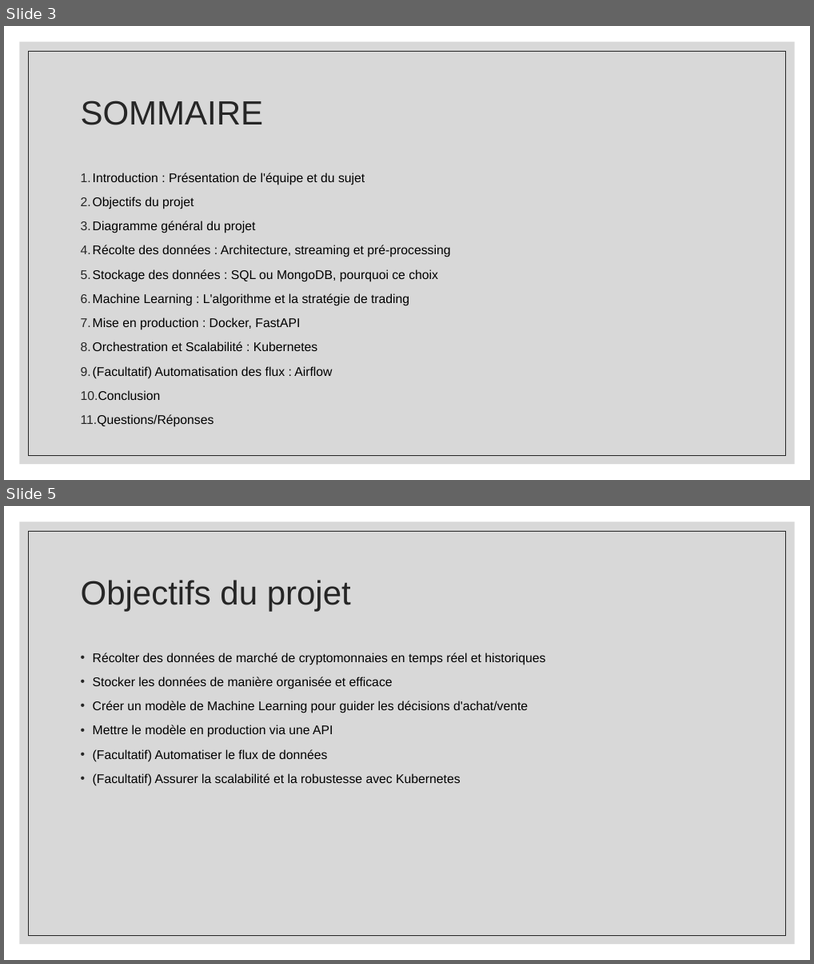
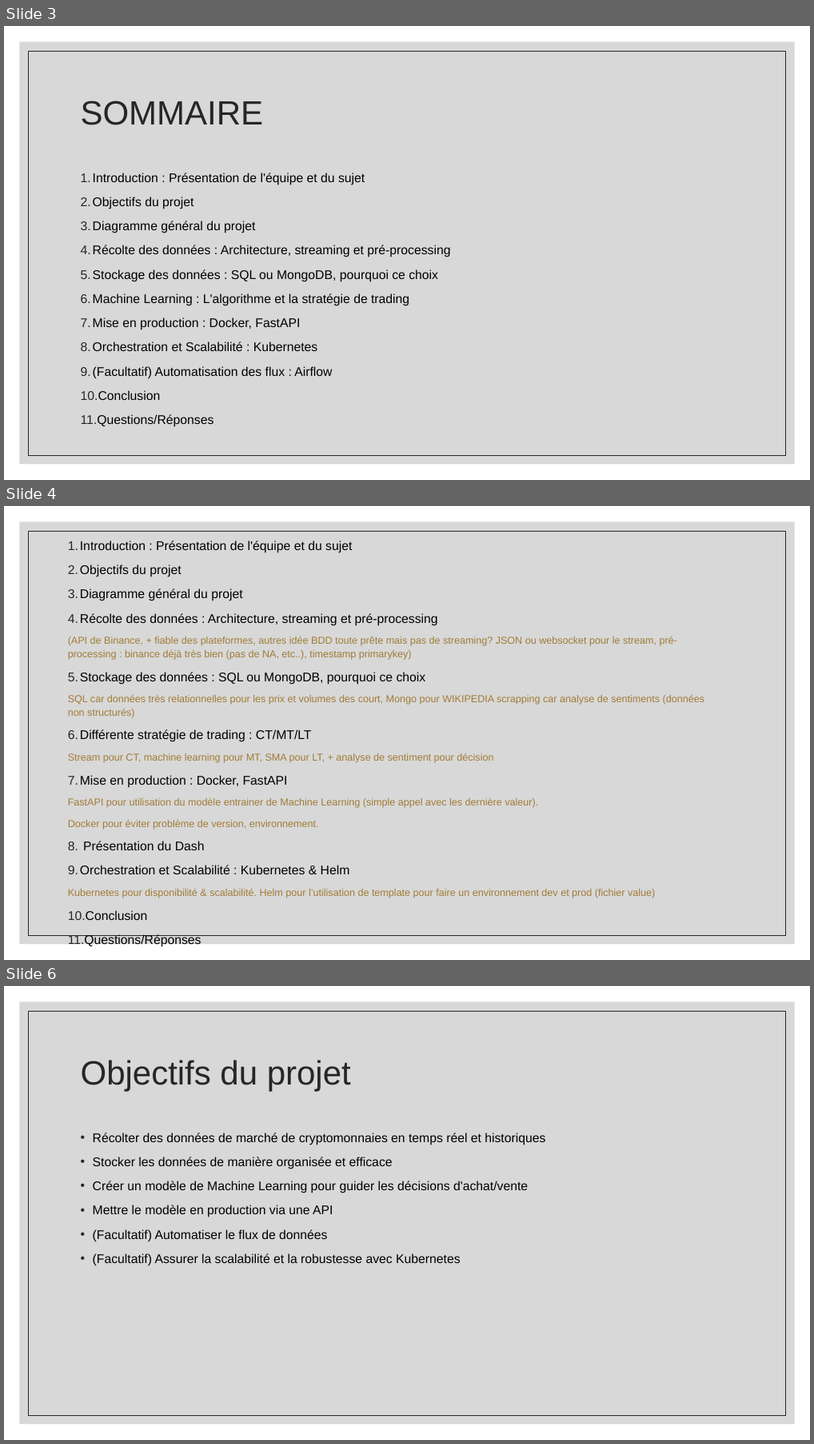
Before and after one commit to swip10/OPA, a slide deck: Gestion de projet/Présentation projet_OPA.pptx. Shown one above the other, each under a label of ours: slides 3 and 5 before the commit, slides 3, 4 and 6 after it; the slides between them are not shown. The pictures are 814x964 and 814x1444 pixels, drawn with LibreOffice and Linux fonts; fonts in the diff are those of the drawing. Boxes give left, top, right and bottom in pixels: in the first picture for what was removed or moved away, otherwise in the second. Text is boxed around its words. In the diff, an @@ line names an element or a change of style, - is before the commit and + after.

Commit message:
Ajout dans la présentation
Ajout dans une des première slide du discours à avoir. On a oublié notre fonctionnement à nous pour le developpement avec l'utilisation de github

```diff
--- a/Gestion de projet/Présentation projet_OPA.pptx
+++ b/Gestion de projet/Présentation projet_OPA.pptx
@@ slide 4 added at box(4, 506, 810, 960), background #FFFFFF; not listed: 2 template elements that a slide beside it also shows @@
@@ text added at box(68, 540, 705, 920), 12 pt, text #A17C36 @@
+1. Introduction : Présentation de l'équipe et du sujet
+2. Objectifs du projet
+3. Diagramme général du projet
+4. Récolte des données : Architecture, streaming et pré-processing
+(API de Binance, + fiable des plateformes, autres idée BDD toute prête mais pas de streaming? JSON ou websocket pour le stream, pré-processing : binance déjà très bien (pas de NA, etc..), timestamp primarykey)
+1. Stockage des données : SQL ou MongoDB, pourquoi ce choix
+SQL car données très relationnelles pour les prix et volumes des court, Mongo pour WIKIPEDIA scrapping car analyse de sentiments (données non structurés)
+1. Différente stratégie de trading : CT/MT/LT
+Stream pour CT, machine learning pour MT, SMA pour LT, + analyse de sentiment pour décision
+1. Mise en production : Docker, FastAPI
+FastAPI pour utilisation du modèle entrainer de Machine Learning (simple appel avec les dernière valeur).
+Docker pour éviter problème de version, environnement.
+1. Présentation du Dash
+2. Orchestration et Scalabilité : Kubernetes & Helm
+Kubernetes pour disponibilité & scalabilité. Helm pour l’utilisation de template pour faire un environnement dev et prod (fichier value)
+1. Conclusion
+2. Questions/Réponses
@@ what was slide 5 is now slide 6 @@
```
Also in this commit, not shown: 6 slides changed.
